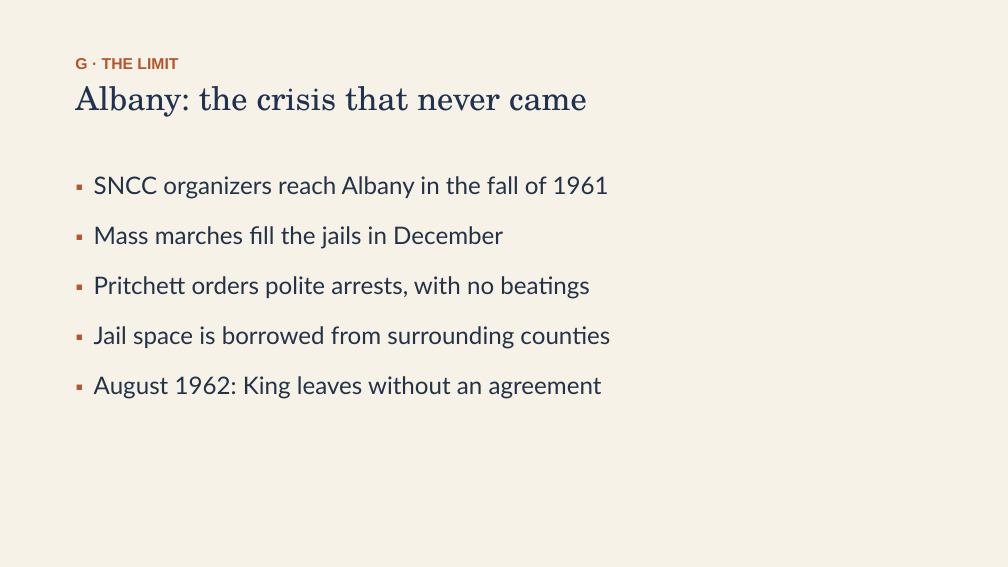
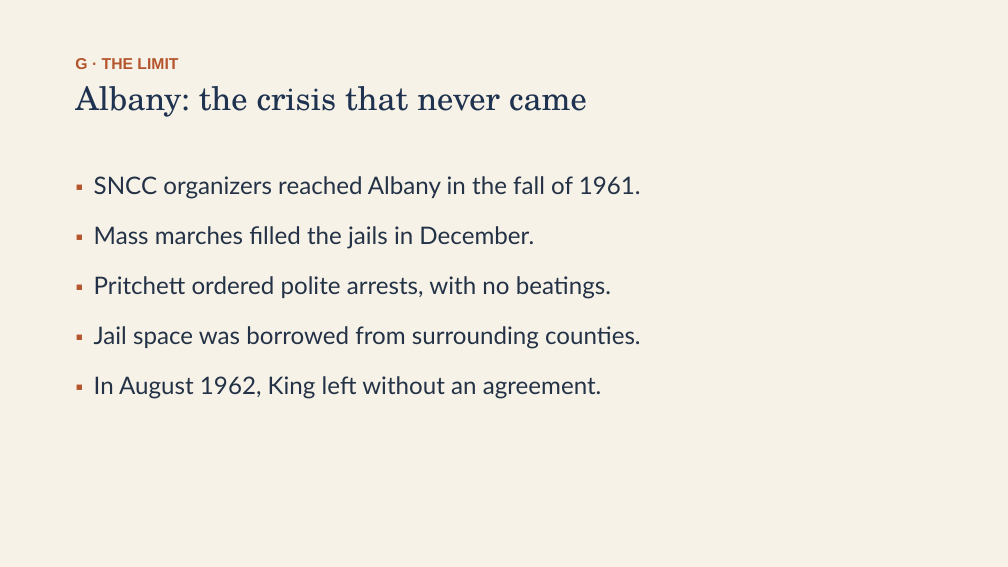
Before and after one commit to ab17gthb/humanities-curriculum-group, a slide deck: slide 23 of civil-rights/lesson-04/lesson-04-slides.pptx. Drawn at 1008x567 pixels with LibreOffice and Linux fonts; fonts in the diff are those of the drawing. Boxes give left, top, right and bottom in pixels: in the first picture for what was removed or moved away, otherwise in the second. Text is boxed around its words. In the diff, an @@ line names an element or a change of style, - is before the commit and + after.

```diff
--- a/civil-rights/lesson-04/lesson-04-slides.pptx
+++ b/civil-rights/lesson-04/lesson-04-slides.pptx
@@ text at [94,176,641,399]: text changed @@
-▪ SNCC organizers reach Albany in the fall of 1961
-▪ Mass marches fill the jails in December
-▪ Pritchett orders polite arrests, with no beatings
-▪ Jail space is borrowed from surrounding counties
-▪ August 1962: King leaves without an agreement
+▪ SNCC organizers reached Albany in the fall of 1961.
+▪ Mass marches filled the jails in December.
+▪ Pritchett ordered polite arrests, with no beatings.
+▪ Jail space was borrowed from surrounding counties.
+▪ In August 1962, King left without an agreement.
```
Also in this commit, not shown: 11 other slides changed, 6 other files.
